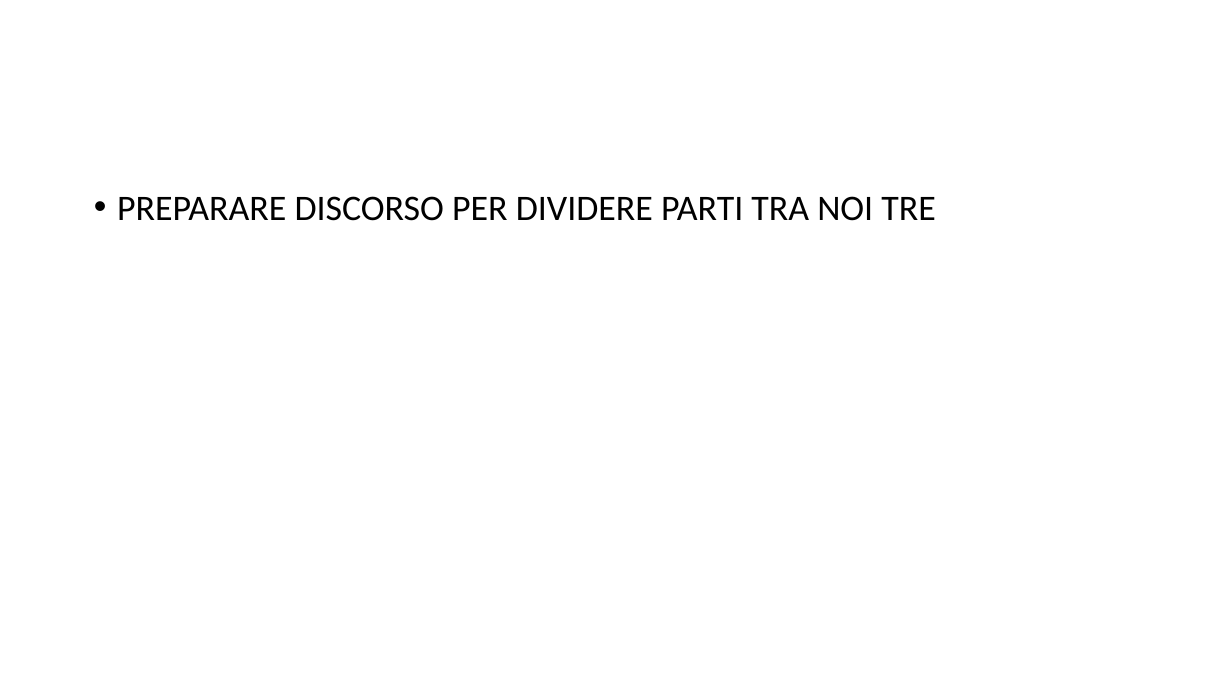
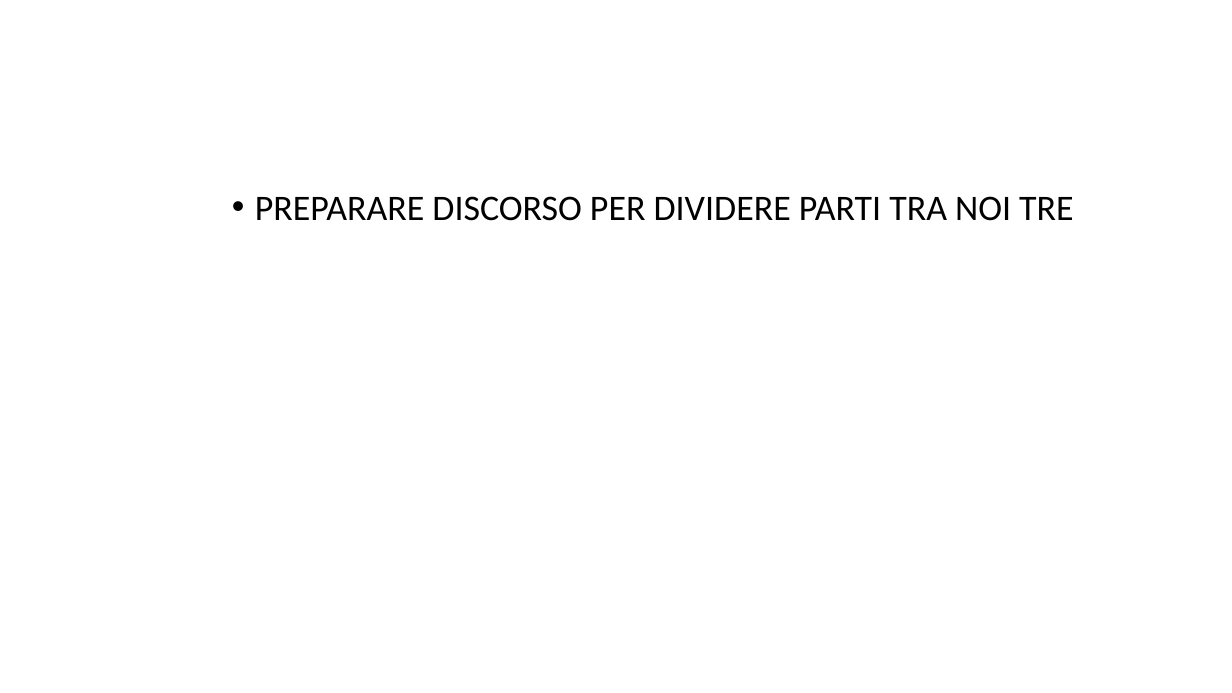
Before and after one commit to alessandro-maccario/Data_Mining_and_Neurocomputing, a slide deck: slide 9 of Data_Mining_Presentation.pptx (slide 10 before the commit). Drawn at 1232x693 pixels with LibreOffice and Linux fonts; fonts in the diff are those of the drawing. Boxes give left, top, right and bottom in pixels: in the first picture for what was removed or moved away, otherwise in the second. Text is boxed around its words. In the diff, an @@ line names an element or a change of style, - is before the commit and + after.

```diff
--- a/Data_Mining_Presentation.pptx
+++ b/Data_Mining_Presentation.pptx
@@ text "PREPARARE DISCORSO PER DIVIDERE PARTI ...": place and size @@
-text "PREPARARE DISCORSO PER DIVIDERE PARTI ..." at [117, 196, 936, 221]
+text "PREPARARE DISCORSO PER DIVIDERE PARTI ..." at [255, 196, 1074, 221]
```
Also in this commit, not shown: 7 other slides changed, 1 slide added, 2 slides removed.
